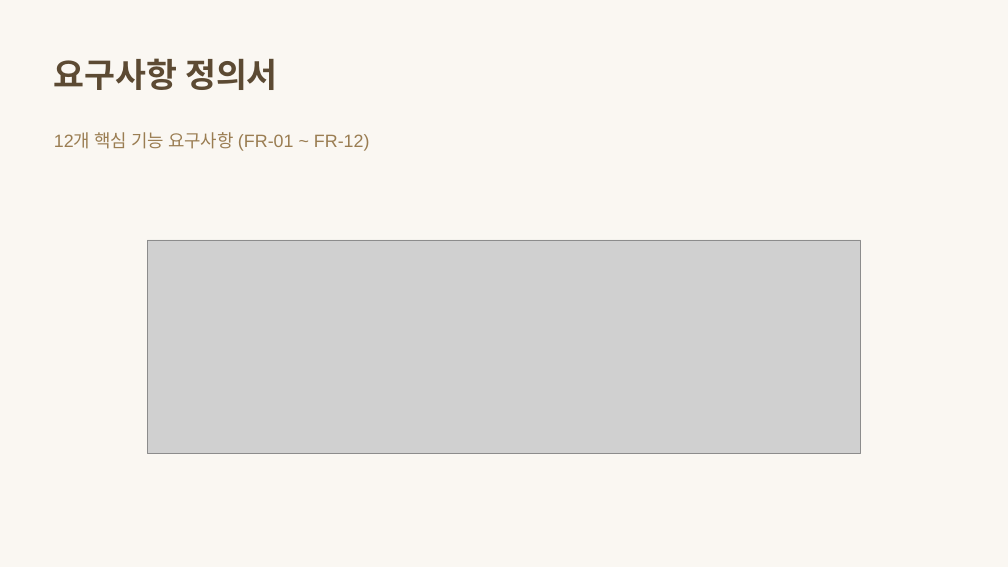
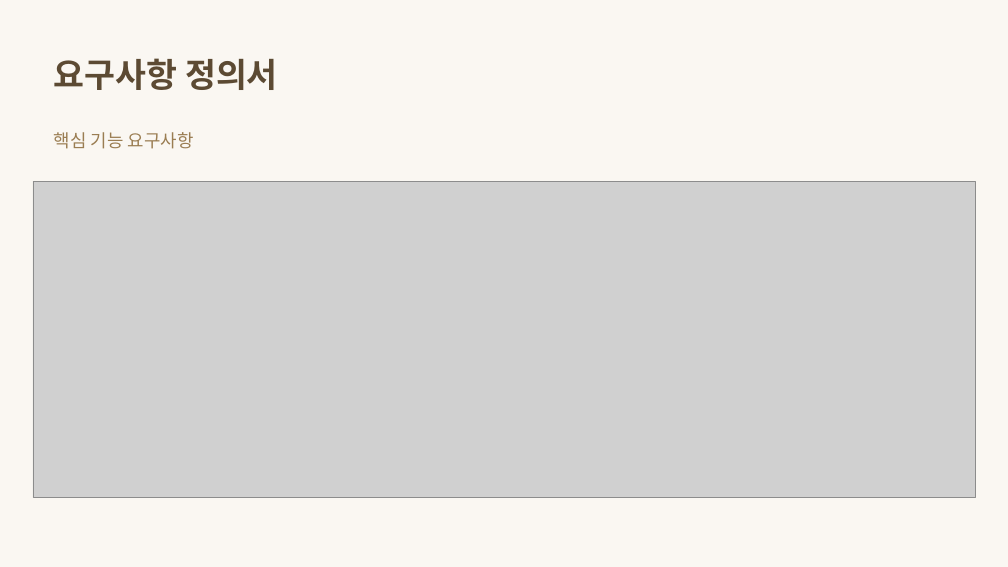
Before and after one commit to HaYul0611/varo-shopping-mall, a slide deck: slide 5 of tmp/프로젝트 제출양식/VARO_ShoppingMall.pptx. Drawn at 1008x567 pixels with LibreOffice and Linux fonts; fonts in the diff are those of the drawing; grey boxes stand for pictures. Boxes give left, top, right and bottom in pixels: in the first picture for what was removed or moved away, otherwise in the second. Text is boxed around its words. In the diff, an @@ line names an element or a change of style, - is before the commit and + after.

```diff
--- a/tmp/프로젝트 제출양식/VARO_ShoppingMall.pptx
+++ b/tmp/프로젝트 제출양식/VARO_ShoppingMall.pptx
@@ text at (x1=54, y1=132, x2=194, y2=149): text changed @@
-12개 핵심 기능 요구사항 (FR-01 ~ FR-12)
+핵심 기능 요구사항
@@ picture resized from (x1=147, y1=240, x2=861, y2=454) to (x1=33, y1=181, x2=975, y2=497) @@
```
Also in this commit, not shown: 12 other slides changed, 2 slides added, 8 other files.
